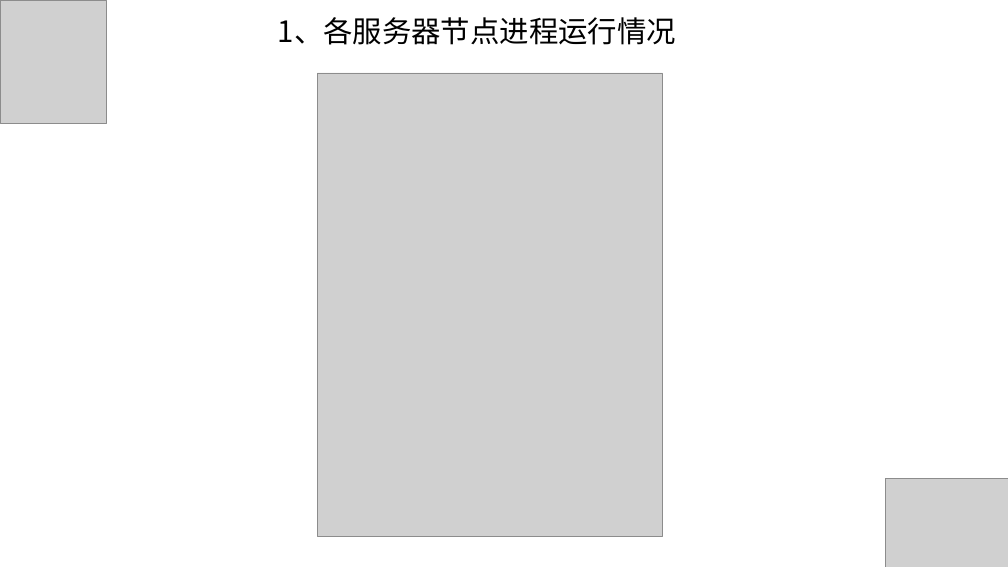
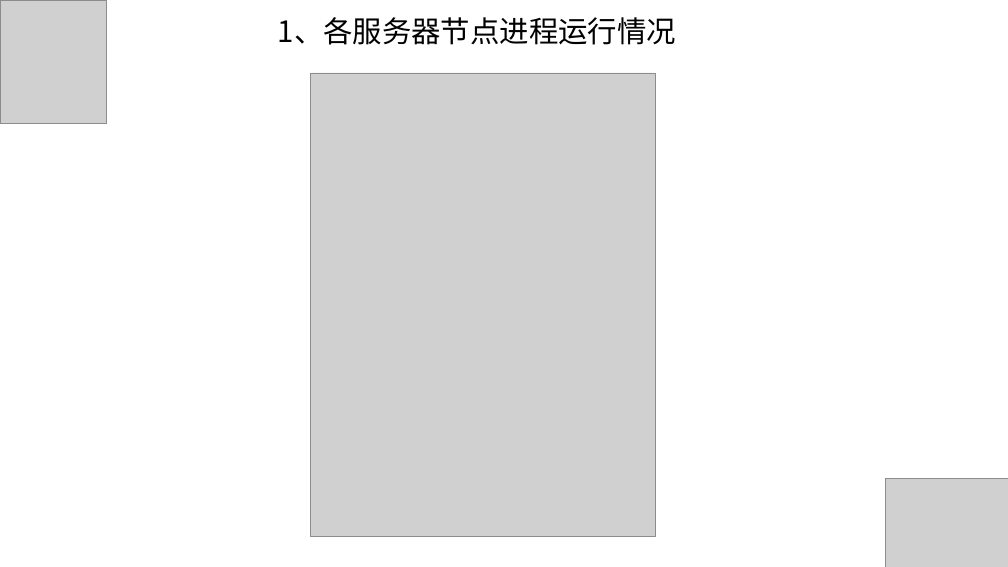
Before and after one commit to hunter95671/DataWarehouse, a slide deck: slide 8 of 电商离线数据仓库介绍及演示PPT.pptx. Drawn at 1008x567 pixels with LibreOffice and Linux fonts; fonts in the diff are those of the drawing; grey boxes stand for pictures. Boxes give left, top, right and bottom in pixels: in the first picture for what was removed or moved away, otherwise in the second. Text is boxed around its words. In the diff, an @@ line names an element or a change of style, - is before the commit and + after.

Commit message:
ppt

```diff
--- a/电商离线数据仓库介绍及演示PPT.pptx
+++ b/电商离线数据仓库介绍及演示PPT.pptx
@@ picture: place and size @@
-picture at <box>318,73,663,536</box>
+picture at <box>311,73,656,536</box>
```
